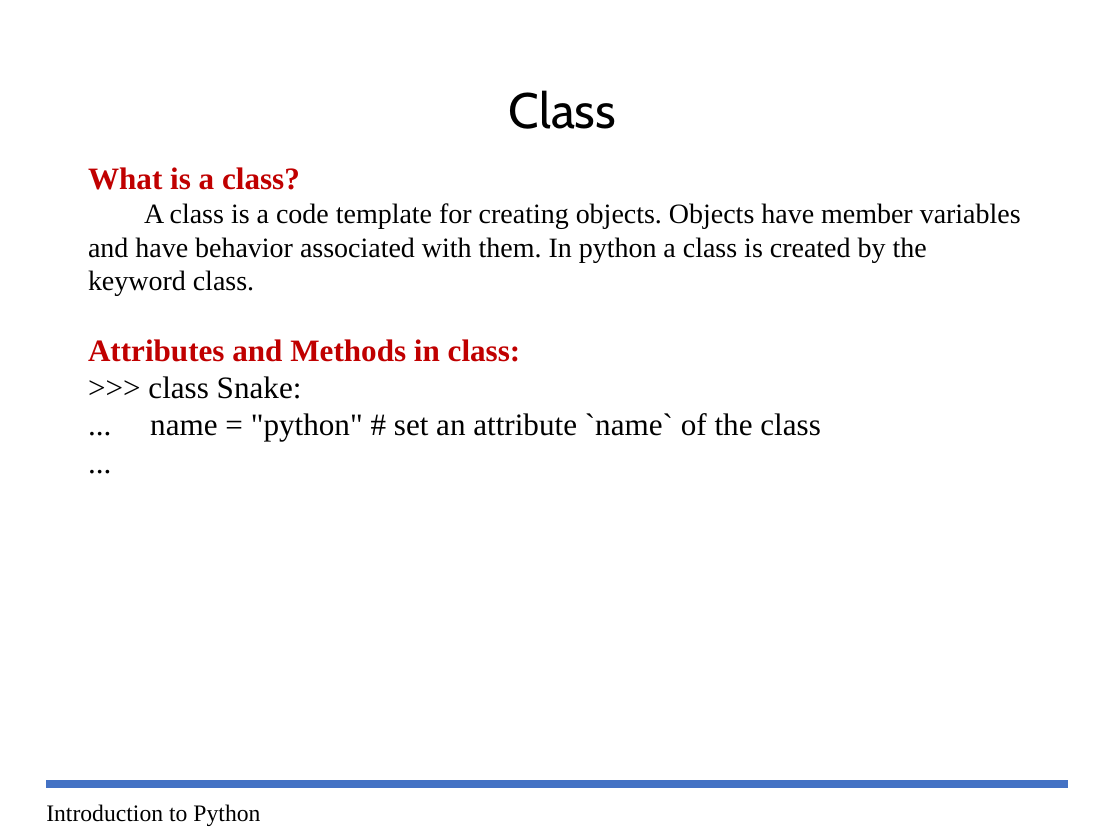
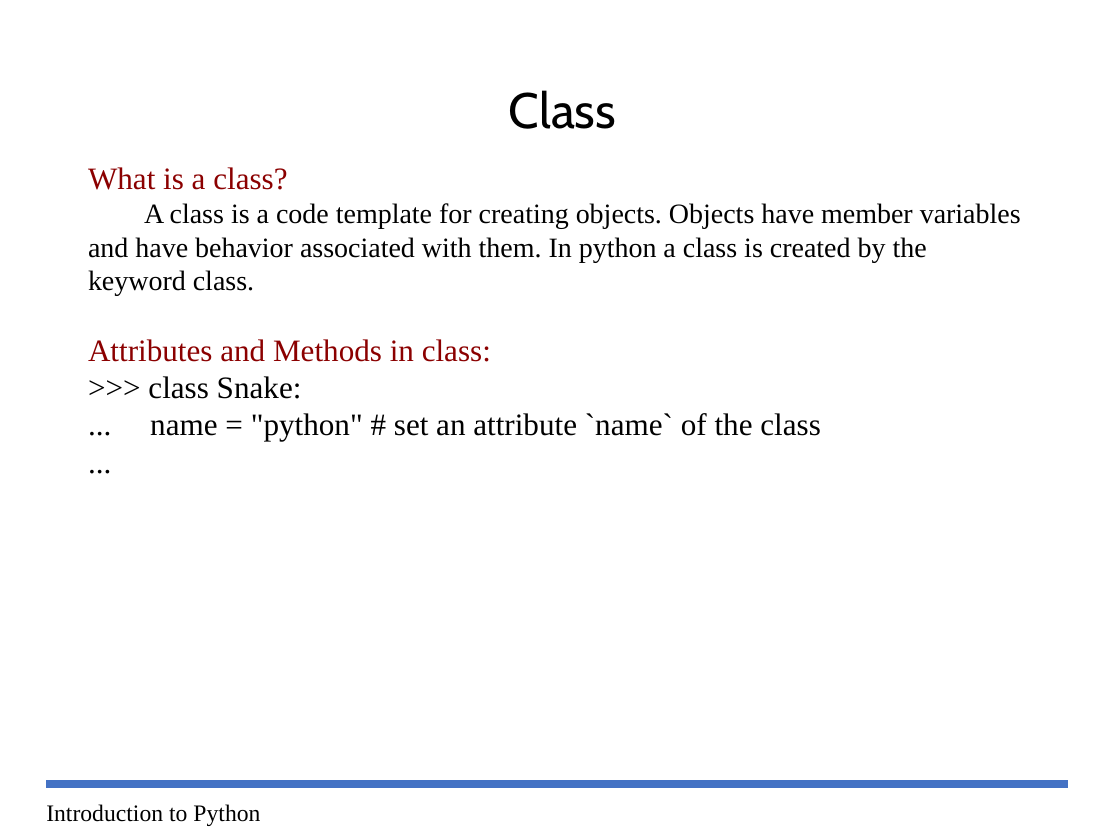
Before and after one commit to paul-pias/Python-Workshop, a slide deck: slide 8 of Course_Content/Class-3/Py-Workshop-3-.pptx. Drawn at 1120x840 pixels with LibreOffice and Linux fonts; fonts in the diff are those of the drawing. Boxes give left, top, right and bottom in pixels: in the first picture for what was removed or moved away, otherwise in the second. Text is boxed around its words. In the diff, an @@ line names an element or a change of style, - is before the commit and + after.

```diff
--- a/Course_Content/Class-3/Py-Workshop-3-.pptx
+++ b/Course_Content/Class-3/Py-Workshop-3-.pptx
@@ text at <box>88,167,491,362</box>: text colour #C00000 to #8B0000, bold off in "What is a class?", "Attributes and Methods in class:" @@
```
Also in this commit, not shown: 2 other slides changed, 13 other files.
